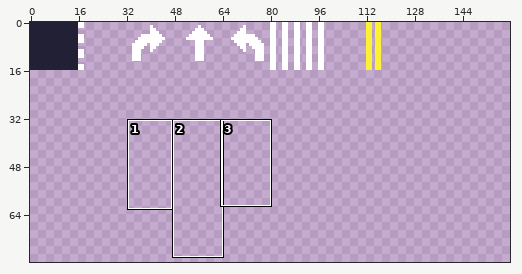
A pixel-art file gets an edit: art/aseprite_files/nyc_spritesheet.aseprite. The picture above shows the old version from afar; the outline marks the close-up.
Close-up. Before:
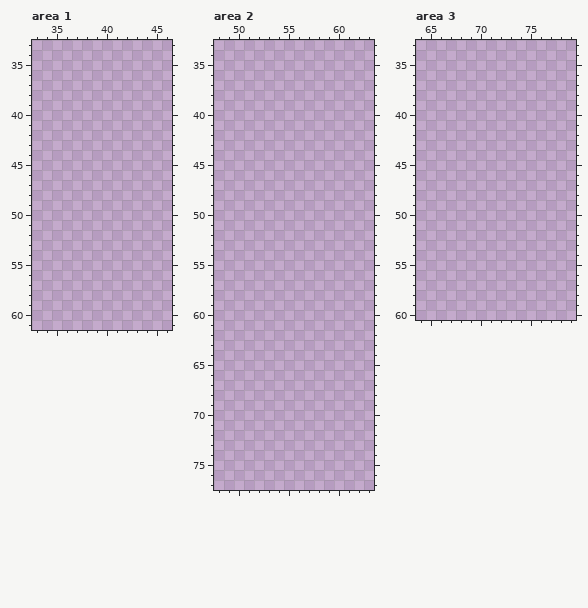
160x160 pixels, 1 frame. Shown: area 1: x 33..46, y 33..61; area 2: x 48..63, y 33..77; area 3: x 64..79, y 33..60. The wide view leaves out empty margins. The commit also changed other parts of the picture, which this record leaves out.
Once edited:
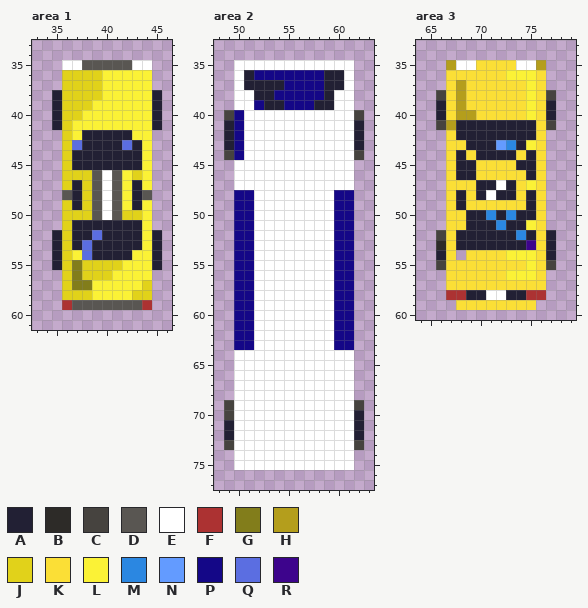
Palette (. is transparent): A #222034  B #2d2b28  C #46433f  D #595652  E #ffffff  F #ac3232  G #827d1b  H #b49e1c  J #e1d21a  K #fbdf36  L #fbf236  M #2b87e1  N #639bff  P #140787  Q #5b6ee1  R #3d048c
Change:
Area 1:
y 35: x 36..44 ......... -> EEDDDDDEE
y 36..37: x 36..44 ......... -> JJJJLLLLL
y 38: x 35..45 ........... -> AJJJJLLLLLA
y 39: x 35..45 ........... -> AJJJLLLLLLA
y 40: x 35..45 ........... -> AJJLLLLLLLA
y 41: x 35..45 ........... -> AJLLLLLLLLA
y 42: x 36..44 ......... -> JLAAAAALL
y 43: x 36..44 ......... -> JQAAAAQAL
y 44..45: x 36..44 ......... -> JAAAAAAAL
y 46: x 36..44 ......... -> JJJDEDLJL
y 47: x 36..44 ......... -> JAJDEDLAL
y 48: x 36..44 ......... -> DAJDEDLAD
y 49: x 36..44 ......... -> JAJDEDLAL
y 50: x 36..44 ......... -> JJJDEDJJL
y 51: x 36..44 ......... -> JAAAAAAAL
y 52: x 35..45 ........... -> AJAAQAAAALA
y 53: x 35..45 ........... -> AJAQAAAAALA
y 54: x 35..45 ........... -> AJLQAAAALLA
y 55: x 35..45 ........... -> AJGJJJJLLLA
y 56: x 36..44 ......... -> JGJJJLLLL
y 57: x 36..44 ......... -> JGGLLLLLJ
y 58: x 36..44 ......... -> JJJLLLLJJ
y 59: x 36..44 ......... -> FDDDDDDDF
Area 2:
y 35: x 50..61 ............ -> EEEEEEEEEEEE
y 36: x 50..61 ............ -> EAPPPPPPPAAE
y 37: x 50..61 ............ -> EAAAAPPPPAAE
y 38: x 50..61 ............ -> EEAAPPPPPAEE
y 39: x 50..61 ............ -> EEPAAPPPAAEE
y 40: x 49..62 .............. -> CPEEEEEEEEEEEC
y 41..43: x 49..62 .............. -> APEEEEEEEEEEEA
y 44: x 49..62 .............. -> CPEEEEEEEEEEEC
y 45..47: x 50..61 ............ -> EEEEEEEEEEEE
y 48..63: x 50..61 ............ -> PPEEEEEEEEPP
y 64..68: x 50..61 ............ -> EEEEEEEEEEEE
y 69: x 49..62 .............. -> CEEEEEEEEEEEEC
y 70: x 49..62 .............. -> CEEEEEEEEEEEEA
y 71..72: x 49..62 .............. -> AEEEEEEEEEEEEA
y 73: x 49..62 .............. -> CEEEEEEEEEEEEC
y 74..75: x 50..61 ............ -> EEEEEEEEEEEE
Area 3:
y 35: x 67..76 .......... -> HEEKKKKEEH
y 36: x 67..76 .......... -> KKKKKKLLLK
y 37: x 67..76 .......... -> KHKKKKKKLK
y 38: x 66..77 ............ -> CKHKKKKKKLKC
y 39: x 66..77 ............ -> AKHKKKKKKLKA
y 40: x 66..77 ............ -> AKHHKKKKKLKA
y 41: x 66..77 ............ -> CHAAAAAAAAKC
y 42: x 67..76 .......... -> KAAAAAAAAK
y 43: x 67..76 .......... -> KKAAANMALK
y 44: x 67..76 .......... -> KAKAAAAKAK
y 45: x 67..76 .......... -> KAAKKKKAAK
y 46: x 67..76 .......... -> KAAKKKKKAK
y 47: x 67..76 .......... -> KKKAAEAKLK
y 48: x 67..76 .......... -> KAKAEAAKAK
y 49: x 67..76 .......... -> KAKKKKKKAK
y 50: x 67..76 .......... -> KKAAMAMAAK
y 51: x 67..76 .......... -> KKAAAMAALK
y 52: x 66..77 ............ -> CKAAAAAAMAKA
y 53: x 66..77 ............ -> BKAAAAAAARKA
y 54: x 66..67 .. -> AK; x 69..77 ......... -> KKKKLLLKA
y 55: x 66..77 ............ -> CKKKKKKKKLKC
y 56: x 67..76 .......... -> KKKKKKLLLK
y 57: x 67..76 .......... -> KKKKKKKKKK
y 58: x 67..76 .......... -> FFAAEEAAFF
y 59: x 68..75 ........ -> KKKKKKKK
Boxes around the changes in both close-ups, in picture pixels (x1, y1, x2, y2):
added: (52, 60, 162, 310)
added: (224, 60, 364, 470)
added: (436, 60, 556, 310)
